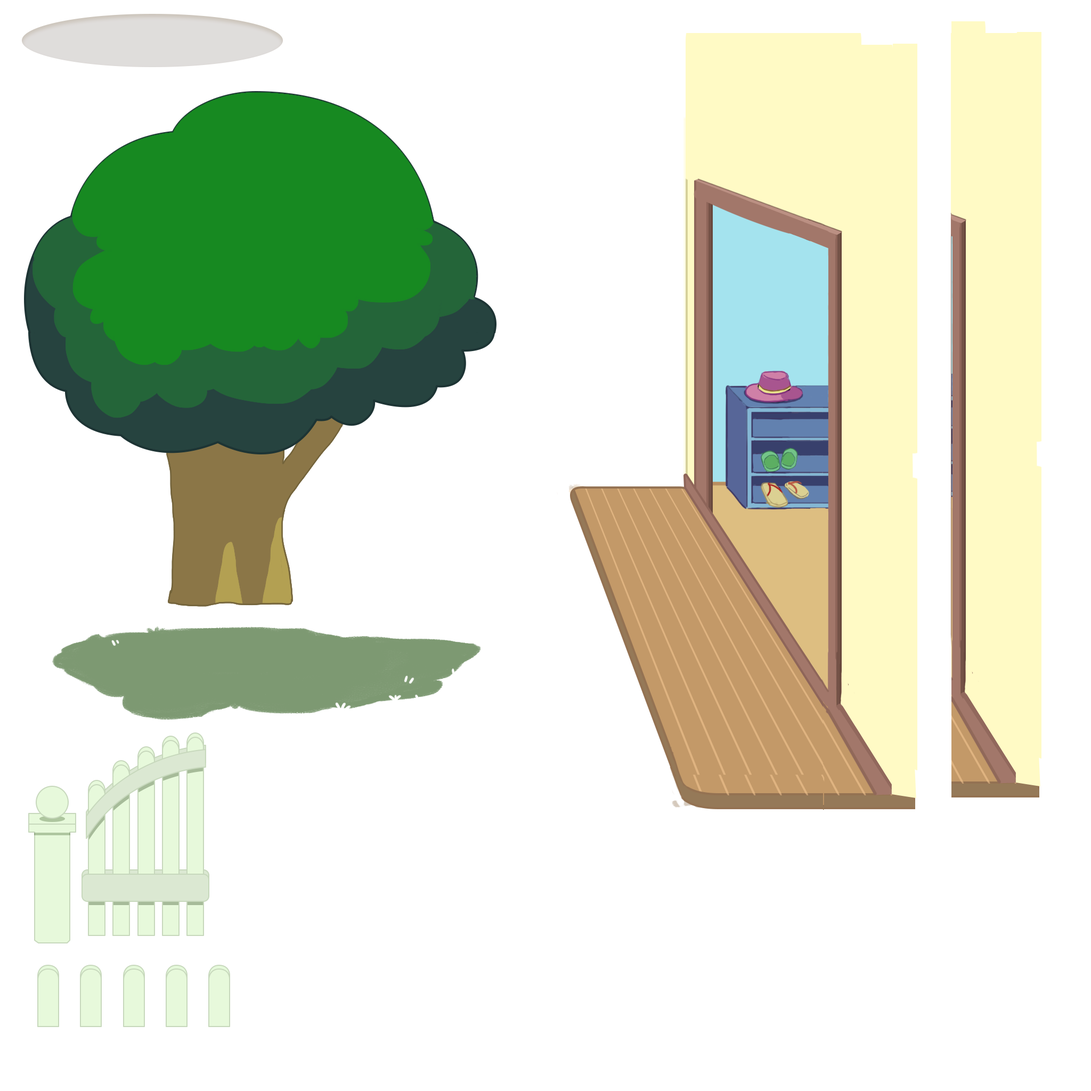
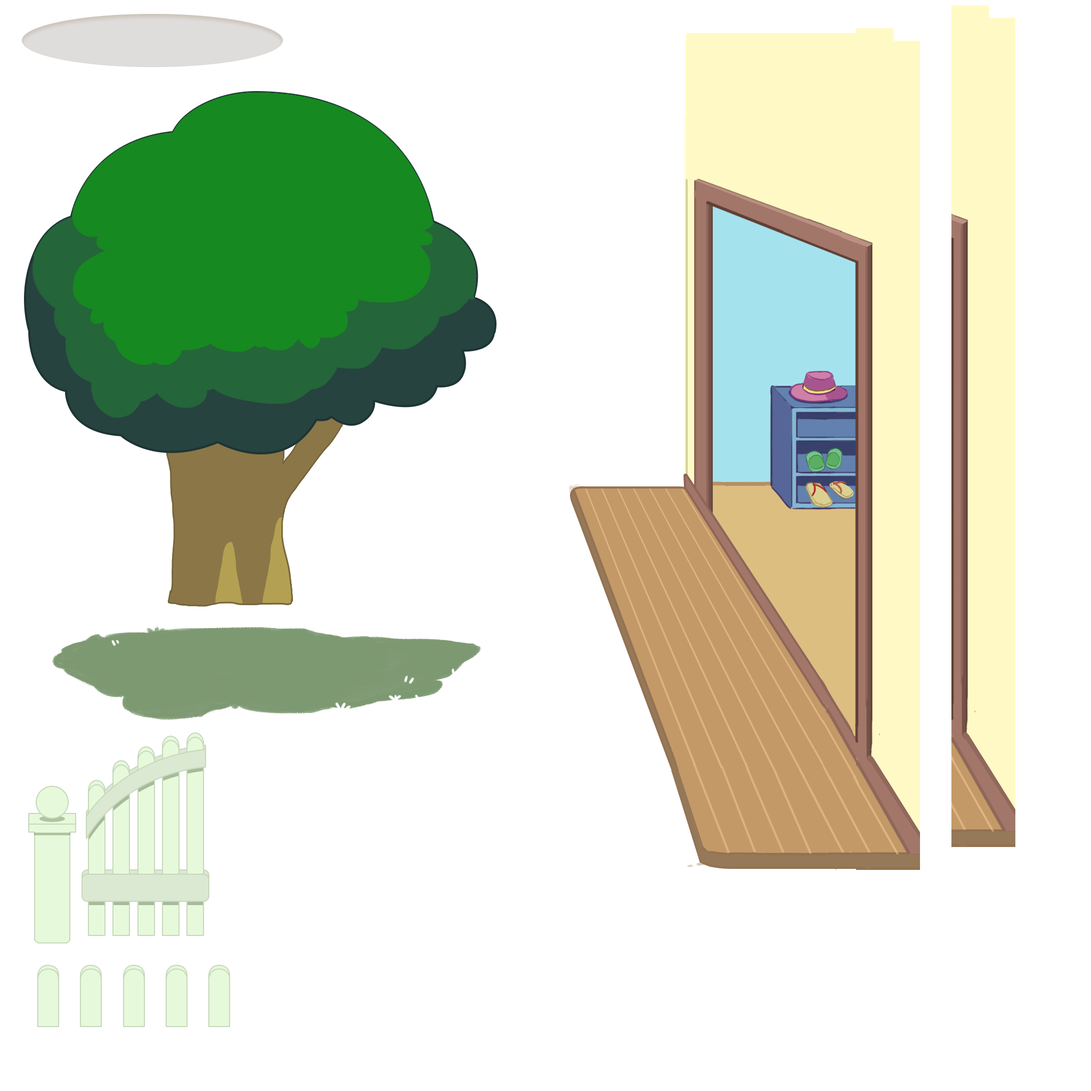
Two versions of the same layered image (1091x1091). Layer-by-layer changes:
renamed "Layer 73" to "Layer 75", painted on it over [951, 5, 1042, 848]
removed layer "Layer 72" over [950, 33, 1026, 754]
painted on "house" over [669, 28, 921, 871]
